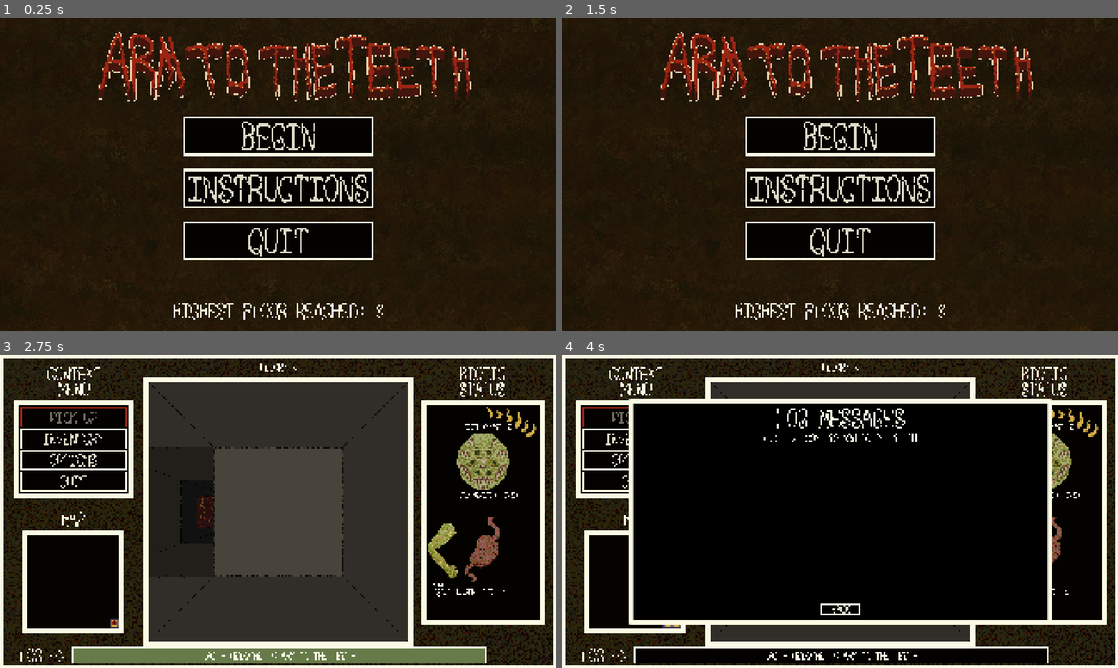
Above: before the commit, frames 1-4 (two rows, left to right).
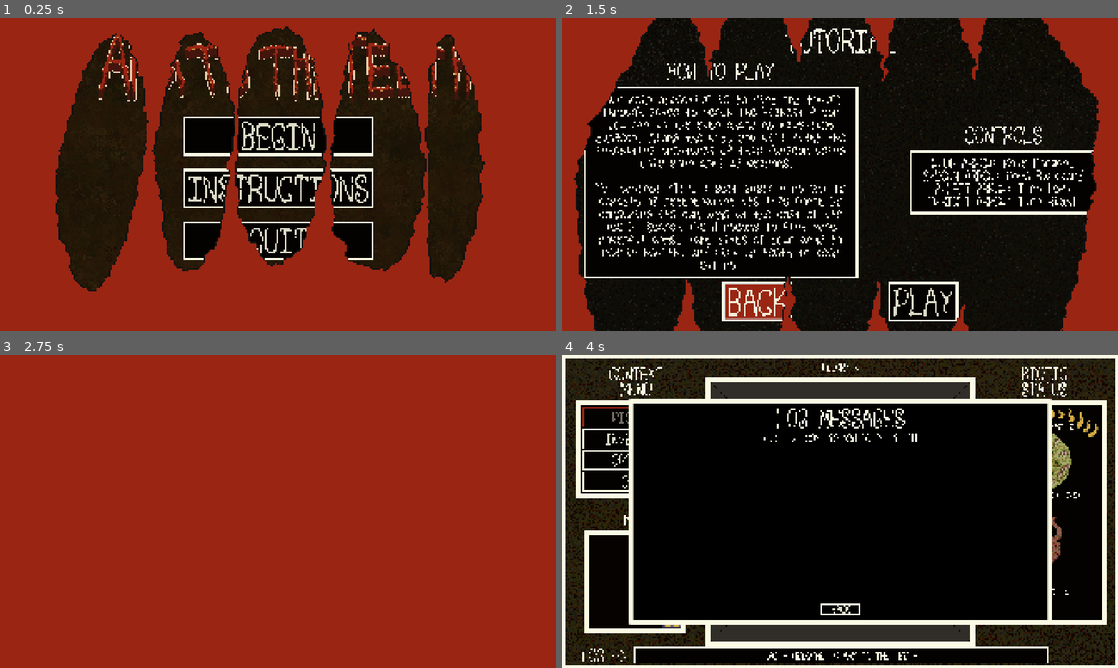
Above: after the commit, the same moments.

Repository: sym-z/arm-to-the-teeth
Game: Godot game, scene res://scenes/main_menu/main_menu.tscn
Two runs of this game, one before a commit and one after it. Both use one fixed random seed, a clock stepped at 60 frames per second and the inputs below. The project has no main scene, so this scene is started directly.
Inputs (mouse positions are in pixels of both pictures, inside the frame that each line leads up to):
- Up to frame 1 (0.25 s): no input
- Up to frame 2 (1.5 s): click "INSTRUCTIONS" at 0.5 s; click "BACK" at 1.25 s
- Up to frame 3 (2.75 s): click "BEGIN" at 2 s
- Up to frame 4 (4 s): move the mouse to (840, 655) at 2.77 s; hold D (turn_right) 2.78-3.53 s; hold Space (pick_up) 2.78-3.53 s; click (840, 655) at 2.92 s; move the mouse to (728, 527) at 3.52 s; hold S (move_back) from 3.53 s (still down); tap Space (pick_up) at 3.6 s

The runs differ from the first frame. In frame 1, 56% of the frame differs, in the area x 0-100%, y 0-100%; in frame 2, 62%; in frame 3, 100%; in frame 4, nothing differs.

Commit message:
new art for chest, simple chomp transition

Diff:
--- /dev/null
+++ b/src/prefabs/chomp_transition/chomp_transition.gd
@@ -0,0 +1,19 @@
+extends AnimatedSprite2D
+
+var transition_scene : Callable
+
+func open():
+	animation = "open"
+	frame = 0
+	play()
+
+
+func close(transition : Callable):
+	transition_scene = transition
+	animation = "close"
+	frame = 0
+	play()
+
+func _on_animation_finished():
+	if animation == "close":
+		transition_scene.call()
--- /dev/null
+++ b/src/prefabs/chomp_transition/chomp_transition.tscn
@@ -0,0 +1,92 @@
+[gd_scene load_steps=12 format=3 uid="uid://boqktneibgc51"]
+
+[ext_resource type="Texture2D" uid="uid://bt6157ts2000t" path="res://assets/visual/ui/chomp_transition_0/chomp_transition_0_1.png" id="1_3qghn"]
+[ext_resource type="Texture2D" uid="uid://3lyf1i73ualg" path="res://assets/visual/ui/chomp_transition_0/chomp_transition_0_2.png" id="2_uvk4d"]
+[ext_resource type="Texture2D" uid="uid://cjwowfkurljss" path="res://assets/visual/ui/chomp_transition_0/chomp_transition_0_3.png" id="3_7t455"]
+[ext_resource type="Texture2D" uid="uid://bj21res8dt4td" path="res://assets/visual/ui/chomp_transition_0/chomp_transition_0_4.png" id="4_n5hgc"]
+[ext_resource type="Texture2D" uid="uid://cdfjgr76pe2uv" path="res://assets/visual/ui/chomp_transition_0/chomp_transition_0_5.png" id="5_6s0jc"]
+[ext_resource type="Texture2D" uid="uid://6n06nfa2y0gy" path="res://assets/visual/ui/chomp_transition_0/chomp_transition_0_6.png" id="6_h2a3v"]
+[ext_resource type="Texture2D" uid="uid://cqdnr67fjqq0g" path="res://assets/visual/ui/chomp_transition_0/chomp_transition_0_7.png" id="7_6082u"]
+[ext_resource type="Texture2D" uid="uid://lit5lh4m07go" path="res://assets/visual/ui/chomp_transition_0/chomp_transition_0_8.png" id="8_emkxb"]
+[ext_resource type="Texture2D" uid="uid://ci3ahm6ib6d7w" path="res://assets/visual/ui/chomp_transition_0/chomp_transition_0_9.png" id="9_b6wq5"]
+[ext_resource type="Script" uid="uid://pb42xhqnx5vc" path="res://prefabs/chomp_transition/chomp_transition.gd" id="10_uvk4d"]
+
+[sub_resource type="SpriteFrames" id="SpriteFrames_wcy23"]
+animations = [{
+"frames": [{
+"duration": 1.0,
+"texture": ExtResource("1_3qghn")
+}, {
+"duration": 1.0,
+"texture": ExtResource("2_uvk4d")
+}, {
+"duration": 1.0,
+"texture": ExtResource("3_7t455")
+}, {
+"duration": 1.0,
+"texture": ExtResource("4_n5hgc")
+}, {
+"duration": 1.0,
+"texture": ExtResource("5_6s0jc")
+}, {
+"duration": 1.0,
+"texture": ExtResource("6_h2a3v")
+}, {
+"duration": 1.0,
+"texture": ExtResource("7_6082u")
+}, {
+"duration": 1.0,
+"texture": ExtResource("8_emkxb")
+}, {
+"duration": 1.0,
+"texture": ExtResource("9_b6wq5")
+}],
+"loop": false,
+"name": &"close",
+"speed": 15.0
+}, {
+"frames": [],
+"loop": true,
+"name": &"default",
+"speed": 5.0
+}, {
+"frames": [{
+"duration": 1.0,
+"texture": ExtResource("9_b6wq5")
+}, {
+"duration": 1.0,
+"texture": ExtResource("8_emkxb")
+}, {
+"duration": 1.0,
+"texture": ExtResource("7_6082u")
+}, {
+"duration": 1.0,
+"texture": ExtResource("6_h2a3v")
+}, {
+"duration": 1.0,
+"texture": ExtResource("5_6s0jc")
+}, {
+"duration": 1.0,
+"texture": ExtResource("4_n5hgc")
+}, {
+"duration": 1.0,
+"texture": ExtResource("3_7t455")
+}, {
+"duration": 1.0,
+"texture": ExtResource("2_uvk4d")
+}, {
+"duration": 1.0,
+"texture": ExtResource("1_3qghn")
+}],
+"loop": false,
+"name": &"open",
+"speed": 15.0
+}]
+
+[node name="Chomp Transition" type="AnimatedSprite2D"]
+sprite_frames = SubResource("SpriteFrames_wcy23")
+animation = &"close"
+centered = false
+script = ExtResource("10_uvk4d")
+
+[connection signal="animation_finished" from="." to="." method="_on_animation_finished"]
--- a/src/prefabs/ui/ui.gd
+++ b/src/prefabs/ui/ui.gd
@@ -3,6 +3,7 @@
 #region Initializations and Export Variables
 @export var player : Node
 @export var map : Node
+@export var chomp_transition : AnimatedSprite2D
 
 @export_category("Context Menu Buttons")
 @export var pickup_button : Button
@@ -80,6 +81,7 @@
 @export var speaker : AudioStreamPlayer
 #endregion
 func _ready():
+	chomp_transition.open()
 	Log.connect("new_log", update_log_line)
 	Log.connect("new_log", update_full_log)
 	# If the player died, allow them to still access their logs from the previous run
@@ -225,7 +227,8 @@
 			pass
 		pass
 func _on_quit_pressed():
-	get_tree().quit()
+	chomp_transition.close(get_tree().quit)
+	#get_tree().quit()
 
 func _on_options_pressed():
 	options_container.visible = !options_container.visible
--- a/src/prefabs/ui/ui.tscn
+++ b/src/prefabs/ui/ui.tscn
@@ -68,6 +68,7 @@
 [ext_resource type="Texture2D" uid="uid://80064q74ture" path="res://assets/visual/ui/gate_transition/gate_transition_1_bounce_27.png" id="43_nrubd"]
 [ext_resource type="Texture2D" uid="uid://chm84apqi6yjj" path="res://assets/visual/ui/ui_bg_0.png" id="44_wcb55"]
 [ext_resource type="Theme" uid="uid://joig1alr8u7d" path="res://themes/gate_transition/gate_buttons.tres" id="68_bfx8m"]
+[ext_resource type="PackedScene" uid="uid://boqktneibgc51" path="res://prefabs/chomp_transition/chomp_transition.tscn" id="69_0a1xg"]
 
 [sub_resource type="SpriteFrames" id="SpriteFrames_u5l0a"]
 animations = [{
@@ -710,8 +711,9 @@
 border_width_bottom = 8
 border_color = Color(0.984314, 0.980392, 0.898039, 1)
 
-[node name="UI" type="CanvasLayer" node_paths=PackedStringArray("pickup_button", "inventory_button", "opt …(620 unchanged characters)…
+[node name="UI" type="CanvasLayer" node_paths=PackedStringArray("chomp_transition", "pickup_button", "inventory_button", "opt …(620 unchanged characters)…
 script = ExtResource("1_gxjsb")
+chomp_transition = NodePath("Chomp Layer/Chomp Transition")
 pickup_button = NodePath("Context Menu/Context Menu Container/Button Container/Pick Up")
 inventory_button = NodePath("Context Menu/Context Menu Container/Button Container/Inventory")
 options_button = NodePath("Context Menu/Context Menu Container/Button Container/Options")
@@ -1375,6 +1377,11 @@
 [node name="Speaker" type="AudioStreamPlayer" parent="."]
 max_polyphony = 4
 
+[node name="Chomp Layer" type="CanvasLayer" parent="."]
+layer = 4
+
+[node name="Chomp Transition" parent="Chomp Layer" instance=ExtResource("69_0a1xg")]
+
 [connection signal="mini_map_ready" from="Mini Map Layer/Mini Map" to="." method="_on_mini_map_mini_map_ready"]
 [connection signal="pressed" from="Context Menu/Context Menu Container/Button Container/Pick Up" to="." method="_on_pick_up_pressed"]
 [connection signal="pressed" from="Context Menu/Context Menu Container/Button Container/Inventory" to="." method="_on_inventory_pressed"]
--- a/src/scenes/death_screen/death_screen.gd
+++ b/src/scenes/death_screen/death_screen.gd
@@ -4,6 +4,8 @@
 @export var retry_button : Button
 @export var menu_button : Button
 @export var quit_button : Button
+
+@export var chomp_transition : AnimatedSprite2D
 
 func _ready():
 	#TODO: Add in high score
@@ -15,12 +17,15 @@
 	quit_button.connect("pressed", quit_game)
 
 func back_to_menu():
-	SceneTransition.main_menu()
+	chomp_transition.close(SceneTransition.main_menu)
+	#SceneTransition.main_menu()
 
 func try_again():
 	# Retain log if they decide to hit retry.
 	Globals.curr_floor = 0
-	SceneTransition.testing_level()
+	chomp_transition.close(SceneTransition.testing_level)
+	#SceneTransition.testing_level()
 
 func quit_game():
-	get_tree().quit()
+	chomp_transition.close(get_tree().quit)
+	#get_tree().quit()
--- a/src/scenes/death_screen/death_screen.tscn
+++ b/src/scenes/death_screen/death_screen.tscn
@@ -1,16 +1,18 @@
-[gd_scene load_steps=5 format=3 uid="uid://dwf7p0roh6mem"]
+[gd_scene load_steps=6 format=3 uid="uid://dwf7p0roh6mem"]
 
 [ext_resource type="Script" uid="uid://bwxa6hc7ywh65" path="res://scenes/death_screen/death_screen.gd" id="1_5wmoq"]
 [ext_resource type="Texture2D" uid="uid://coqqdjdjcdjqg" path="res://assets/visual/ui/prototype_texture_0.png" id="1_s5f70"]
 [ext_resource type="FontFile" uid="uid://btusrtqjgu407" path="res://assets/visual/ui/ui_font_1.png" id="2_5wmoq"]
 [ext_resource type="Theme" uid="uid://cjx0tjkwn4x17" path="res://themes/main_menu/mm_buttons.tres" id="3_ulujf"]
+[ext_resource type="PackedScene" uid="uid://boqktneibgc51" path="res://prefabs/chomp_transition/chomp_transition.tscn" id="5_ulujf"]
 
-[node name="Death Screen" type="CanvasLayer" node_paths=PackedStringArray("score_label", "retry_button", "menu_button", "quit_button")]
+[node name="Death Screen" type="CanvasLayer" node_paths=PackedStringArray("score_label", "retry_button", "menu_button", "quit_button", "chomp_transition")]
 script = ExtResource("1_5wmoq")
 score_label = NodePath("VBoxContainer/Stats/CenterContainer/VBoxContainer/Score")
 retry_button = NodePath("VBoxContainer/Buttons/CenterContainer/VBoxContainer/Retry")
 menu_button = NodePath("VBoxContainer/Buttons/CenterContainer/VBoxContainer/Main Menu")
 quit_button = NodePath("VBoxContainer/Buttons/CenterContainer/VBoxContainer/Quit")
+chomp_transition = NodePath("Chomp Transition")
 
 [node name="Background" type="TextureRect" parent="."]
 anchors_preset = 15
@@ -77,3 +79,5 @@
 layout_mode = 2
 theme = ExtResource("3_ulujf")
 text = "QUIT"
+
+[node name="Chomp Transition" parent="." instance=ExtResource("5_ulujf")]
--- a/src/scenes/main_menu/main_menu.gd
+++ b/src/scenes/main_menu/main_menu.gd
@@ -6,7 +6,10 @@
 
 @export var score_label : Label
 
+@export var chomp_transition : AnimatedSprite2D
+
 func _ready():
+	chomp_transition.open()
 	play_button.connect("pressed", start_game)
 	quit_button.connect("pressed", quit_game)
 	tutorial_button.connect("pressed", tutorial)
@@ -15,10 +18,10 @@
 func start_game():
 	Globals.curr_floor = 0
 	Log.log_messages.clear()
-	SceneTransition.testing_level()
+	chomp_transition.close(SceneTransition.testing_level)
 
 func tutorial():
-	SceneTransition.tutorial()
+	chomp_transition.close(SceneTransition.tutorial)
 
 func quit_game():
-	get_tree().quit()
+	chomp_transition.close(get_tree().quit)
--- a/src/scenes/main_menu/main_menu.tscn
+++ b/src/scenes/main_menu/main_menu.tscn
@@ -1,17 +1,19 @@
-[gd_scene load_steps=6 format=3 uid="uid://vedpap325i3n"]
+[gd_scene load_steps=7 format=3 uid="uid://vedpap325i3n"]
 
 [ext_resource type="Script" uid="uid://bppfvn2t8lfpo" path="res://scenes/main_menu/main_menu.gd" id="1_uqeha"]
 [ext_resource type="FontFile" uid="uid://btusrtqjgu407" path="res://assets/visual/ui/ui_font_1.png" id="2_uqeha"]
 [ext_resource type="Texture2D" uid="uid://2cmp6j6lgeg1" path="res://assets/visual/ui/tex_3.png" id="2_wem23"]
 [ext_resource type="Theme" uid="uid://cjx0tjkwn4x17" path="res://themes/main_menu/mm_buttons.tres" id="3_wem23"]
 [ext_resource type="Texture2D" uid="uid://dm7p3xecilppi" path="res://assets/visual/ui/logo_6.png" id="4_3ovsr"]
+[ext_resource type="PackedScene" uid="uid://boqktneibgc51" path="res://prefabs/chomp_transition/chomp_transition.tscn" id="6_3ovsr"]
 
-[node name="Main Menu" type="CanvasLayer" node_paths=PackedStringArray("play_button", "tutorial_button", "quit_button", "score_label")]
+[node name="Main Menu" type="CanvasLayer" node_paths=PackedStringArray("play_button", "tutorial_button", "quit_button", "score_label", "chomp_transition")]
 script = ExtResource("1_uqeha")
 play_button = NodePath("MarginContainer/CenterContainer/VBoxContainer/Play")
 tutorial_button = NodePath("MarginContainer/CenterContainer/VBoxContainer/Tutorial")
 quit_button = NodePath("MarginContainer/CenterContainer/VBoxContainer/Quit")
 score_label = NodePath("Scores/CenterContainer/Score Label")
+chomp_transition = NodePath("Chomp Transition")
 
 [node name="Background" type="TextureRect" parent="."]
 anchors_preset = 15
@@ -91,3 +93,5 @@
 theme_override_fonts/font = ExtResource("2_uqeha")
 theme_override_font_sizes/font_size = 61
 text = "HIGHEST FLOOR REACHED: "
+
+[node name="Chomp Transition" parent="." instance=ExtResource("6_3ovsr")]
--- a/src/scenes/tutorial/tutorial.gd
+++ b/src/scenes/tutorial/tutorial.gd
@@ -2,15 +2,19 @@
 
 @export var play_button : Button
 @export var back_button : Button
+@export var chomp_transition : AnimatedSprite2D
 # Called when the node enters the scene tree for the first time.
 func _ready():
 	play_button.connect("pressed", play_game)
 	back_button.connect("pressed", main_menu)
+	chomp_transition.open()
 
 func main_menu():
-	SceneTransition.main_menu()
+	chomp_transition.close(SceneTransition.main_menu)
+	#SceneTransition.main_menu()
 
 func play_game():
 	Globals.curr_floor = 0
 	Log.log_messages.clear()
-	SceneTransition.testing_level()
+	chomp_transition.close(SceneTransition.testing_level)
+	#SceneTransition.testing_level()
--- a/src/scenes/tutorial/tutorial.tscn
+++ b/src/scenes/tutorial/tutorial.tscn
@@ -6,6 +6,7 @@
 [ext_resource type="Theme" uid="uid://cjx0tjkwn4x17" path="res://themes/main_menu/mm_buttons.tres" id="4_g7eoy"]
 [ext_resource type="Theme" uid="uid://b8tsdli3etiyv" path="res://themes/tutorial/sub_header_tut.tres" id="5_pq3l0"]
 [ext_resource type="Theme" uid="uid://bt3xlpniattbt" path="res://themes/tutorial/desc_tut.tres" id="6_g7eoy"]
+[ext_resource type="PackedScene" uid="uid://boqktneibgc51" path="res://prefabs/chomp_transition/chomp_transition.tscn" id="7_g7eoy"]
 
 [sub_resource type="StyleBoxFlat" id="StyleBoxFlat_pq3l0"]
 bg_color = Color(0.0156863, 0.00784314, 0, 1)
@@ -19,10 +20,11 @@
 expand_margin_right = 16.0
 expand_margin_bottom = 16.0
 
-[node name="Tutorial" type="CanvasLayer" node_paths=PackedStringArray("play_button", "back_button")]
+[node name="Tutorial" type="CanvasLayer" node_paths=PackedStringArray("play_button", "back_button", "chomp_transition")]
 script = ExtResource("1_g40di")
 play_button = NodePath("Buttons/CenterContainer/HBoxContainer/Play")
 back_button = NodePath("Buttons/CenterContainer/HBoxContainer/Back")
+chomp_transition = NodePath("Chomp Transition")
 
 [node name="TextureRect" type="TextureRect" parent="."]
 anchors_preset = 15
@@ -146,3 +148,5 @@
 D/RIGHT ARROW: Turn Right"
 horizontal_alignment = 1
 autowrap_mode = 2
+
+[node name="Chomp Transition" parent="." instance=ExtResource("7_g7eoy")]
Binary file added: src/assets/visual/ui/chest_0.aseprite
Binary file added: src/assets/visual/ui/chest_0.png
Not shown, added: src/assets/visual/ui/chest_0.png.import
Binary file added: src/assets/visual/ui/chest_1.aseprite
Binary file added: src/assets/visual/ui/chest_1.png
Not shown, added: src/assets/visual/ui/chest_1.png.import
Binary file added: src/assets/visual/ui/chomp_transition_0.aseprite
Binary file added: src/assets/visual/ui/chomp_transition_0/chomp_transition_0_1.png
Not shown, added: src/assets/visual/ui/chomp_transition_0/chomp_transition_0_1.png.import
Binary file added: src/assets/visual/ui/chomp_transition_0/chomp_transition_0_2.png
Not shown, added: src/assets/visual/ui/chomp_transition_0/chomp_transition_0_2.png.import
Binary file added: src/assets/visual/ui/chomp_transition_0/chomp_transition_0_3.png
(and 19 more such lines)
